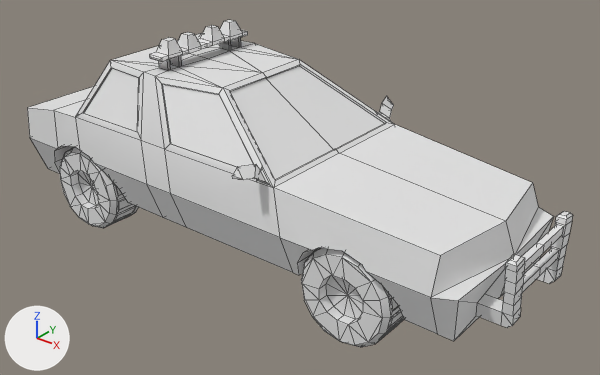
A saved change to the FBX model Assets/Artists/Sef/Assets/Vehicles/policeCar.fbx.
Camera for both pictures: a 50 mm lens placed at (3.98, -4.78, 2.92), pointed at (0.13, 0.03, -0.06). Lighting does not change. The marker at lower left points along +X, +Y and +Z. Mesh edges are drawn as thin lines. Where no turn or scale is listed for an object, it has been applied to the vertices.
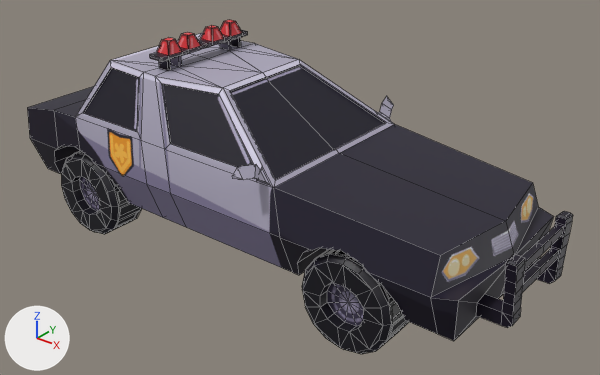
Commit message: Police car materials added

Location of each change, [x1, y1, x2, y2] in pixels of the pictures (600 x 375 px):
```json
{"object": "Cube", "change": "recoloured", "before": [27, 20, 573, 341], "after": [27, 20, 573, 341], "on screen": "white to grey"}
{"object": "Cylinder.001", "change": "recoloured, moved", "before": [60, 147, 404, 347], "after": [61, 151, 408, 354], "on screen": "grey to black"}
```

Edits to the scene script, one JSON object a line:
```json
{"op": "add", "block": "img_police_car_png", "code": ["img_police_car_png = load_image('Police Car.png', '../Materials/Textures/Police Car.png', 4096, 4096, 'sRGB')"]}
{"op": "add", "block": "mat_police_car_texture", "code": ["mat_police_car_texture = principled_material('Police car Texture')", "mat_police_car_texture.texture = img_police_car_png"]}
{"block": "me_cylinder_002", "where": "me_cylinder_002.from_pydata(...)  # 840 vertices, 896 faces; spans x -1.81..1.81, y -0.75..0.75, z -0.39..0.39"}
{"block": "me_cylinder_002", "where": "# used by ob_cylinder_001; location = (-0.291, 0.0, -0.346)"}
{"block": "me_cylinder_002", "change": "me_cylinder_002 part 1: the whole mesh is moved by (0.0, 0.0, -0.35)"}
{"op": "add", "block": "me_cylinder_002", "code": "me_cylinder_002.materials.append(mat_police_car_texture)  # picture img_police_car_png"}
{"block": "me_cube_002", "where": "me_cube_002.from_pydata(...)  # 460 vertices, 460 faces; spans x -2.37..2.25, y -0.98..0.98, z -0.36..1.08"}
{"op": "add", "block": "me_cube_002", "code": "me_cube_002.materials.append(mat_police_car_texture)  # picture img_police_car_png"}
{"op": "set", "path": "ob_cylinder_001.location", "old": "(-0.291, 0.0, -0.346)", "new": "(-0.282, 0.0, -0.057)"}
```
